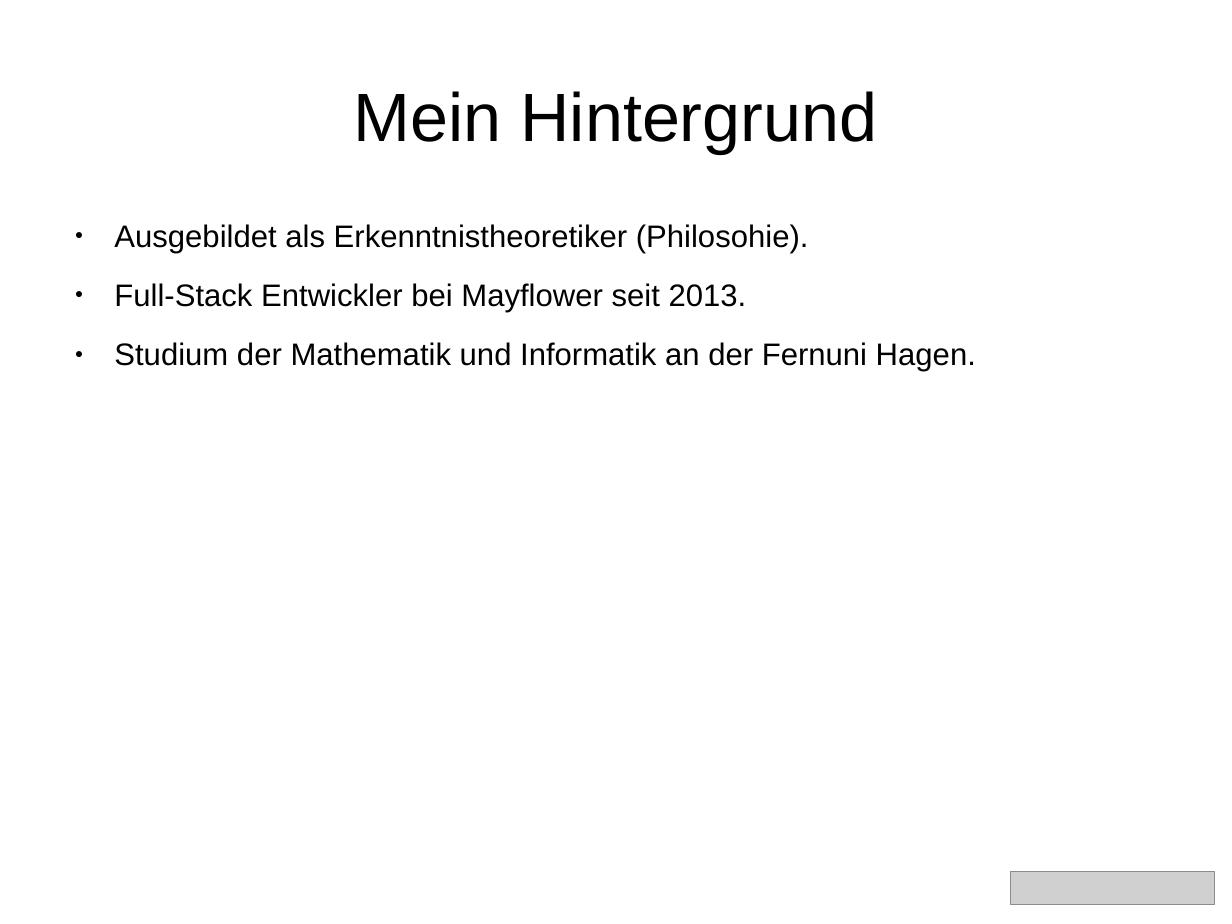
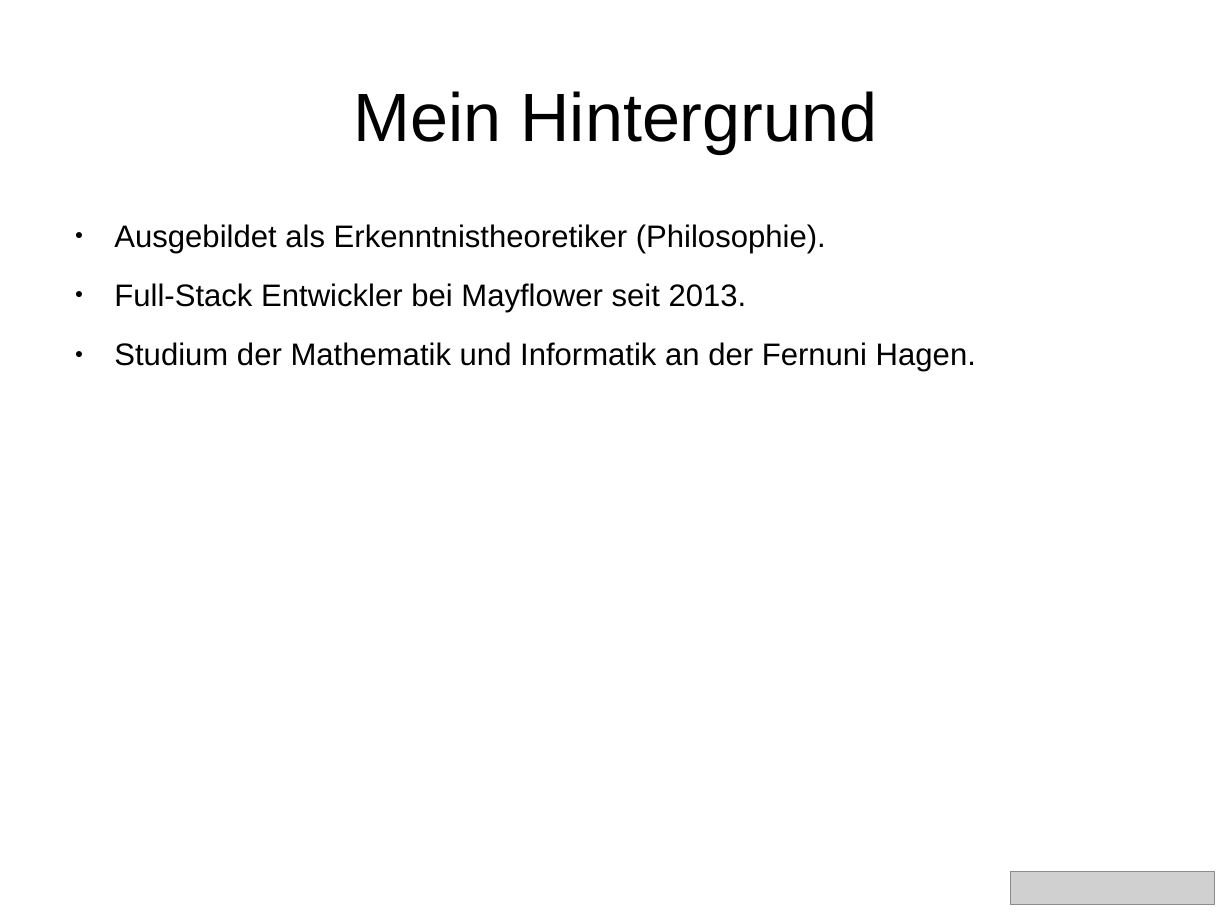
Before and after one commit to aoldemeier/an-introduction-to-tensorflow, a slide deck: slide 2 of slides-simplified-german.odp. Drawn at 1232x924 pixels with LibreOffice and Linux fonts; fonts in the diff are those of the drawing; grey boxes stand for pictures. Boxes give left, top, right and bottom in pixels: in the first picture for what was removed or moved away, otherwise in the second. Text is boxed around its words. In the diff, an @@ line names an element or a change of style, - is before the commit and + after.

```diff
--- a/slides-simplified-german.odp
+++ b/slides-simplified-german.odp
@@ text at [114,224,826,253]: text changed @@
-● Ausgebildet als Erkenntnistheoretiker (Philosohie).
+● Ausgebildet als Erkenntnistheoretiker (Philosophie).
```
Also in this commit, not shown: 5 other slides changed, 2 other files.
